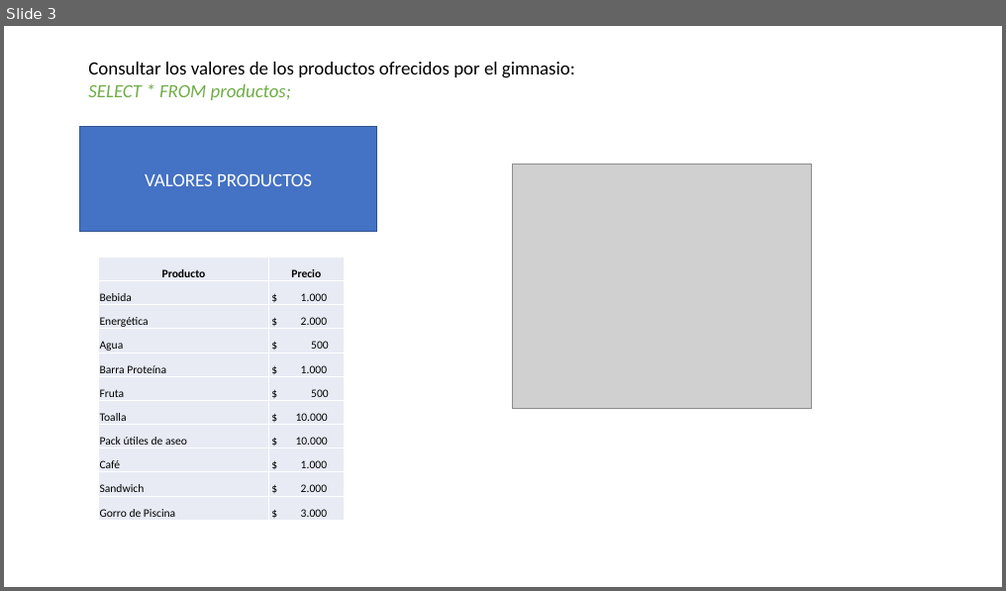
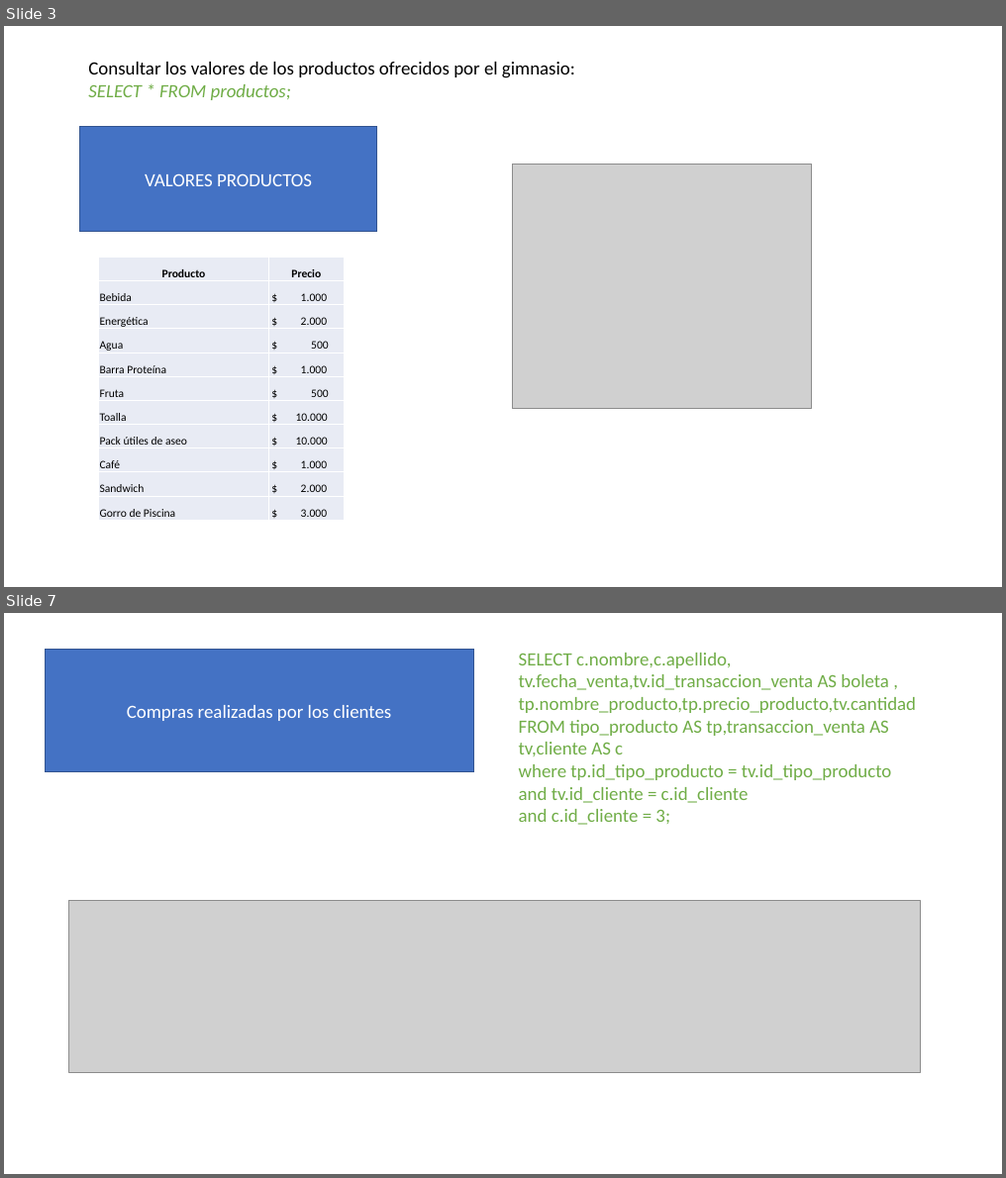
Before and after one commit to Francisca2020/ExamenfinalM4, a slide deck: Página Web.pptx. Shown one above the other, each under a label of ours: slide 3 before the commit, slides 3 and 7 after it; the slides between them are not shown. The pictures are 1006x591 and 1006x1178 pixels, drawn with LibreOffice and Linux fonts; fonts in the diff are those of the drawing; grey boxes stand for pictures. Boxes give left, top, right and bottom in pixels: in the first picture for what was removed or moved away, otherwise in the second. Text is boxed around its words. In the diff, an @@ line names an element or a change of style, - is before the commit and + after.

```diff
--- a/Página Web.pptx
+++ b/Página Web.pptx
@@ slide 7 added at [4,613,1002,1174], background #FFFFFF @@
@@ rectangle added at [45,649,473,772], fill #4472C4, outline #325491 1 pt, 18 pt, text #FFFFFF @@
+Compras realizadas por los clientes
@@ text added at [519,653,917,825], 18 pt, text #70AD47 @@
+SELECT c.nombre,c.apellido, tv.fecha_venta,tv.id_transaccion_venta AS boleta , tp.nombre_producto,tp.precio_producto,tv.cantidad FROM tipo_producto AS tp,transaccion_venta AS tv,cliente AS c
+where tp.id_tipo_producto = tv.id_tipo_producto
+and tv.id_cliente = c.id_cliente
+and c.id_cliente = 3;
@@ picture added at [68,900,921,1072] @@
```
Also in this commit, not shown: 2 slides changed, 1 other slide added, 1 slide removed.
